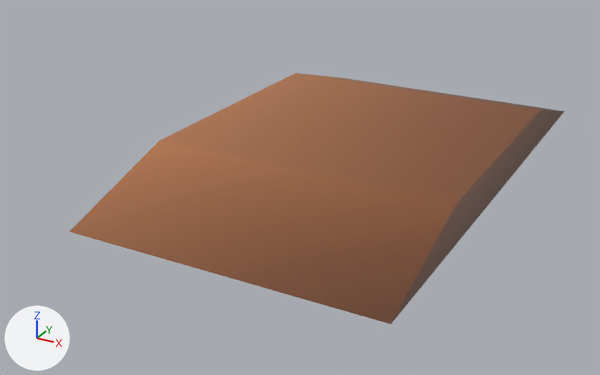
What one commit did to the FBX model GMTK26/Assets/Models/SkateParkBox_D.fbx.
Camera for both pictures: a camera (50 mm lens) standing at (1.69, -4.29, 2.97) and looking at (-1.76, 1.98, -0.17). Arrows for +X, +Y and +Z are at lower left; the lights stay in place. The picture after the commit comes second.

Names of what the first picture shows: 'Solid.066'.
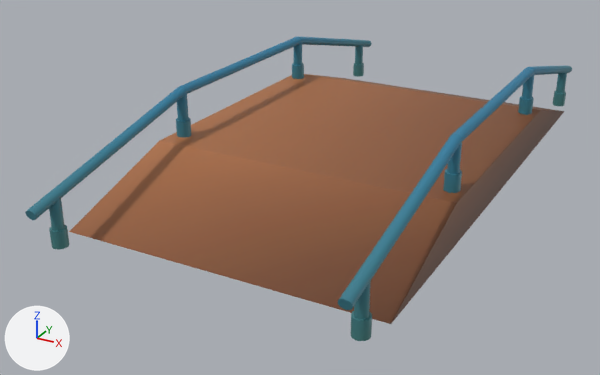
What differs and where, as boxes [x1, y1, x2, y2] in the pictures (600 x 375 px):
'Solid.066', reshaped (10% wider, 21% taller): before [69, 73, 565, 324]; after [25, 37, 572, 341]
part 1 of me_solid_127, added: after [338, 66, 572, 341]
part 2 of me_solid_127, added: after [25, 37, 372, 249]

Diff of the bpy script that builds the scene:
```diff
--- a/GMTK26/Assets/Models/SkateParkBox_D.fbx.py
+++ b/GMTK26/Assets/Models/SkateParkBox_D.fbx.py
@@ me_solid_127 @@
 # used by ob_solid_066; location = (0.0, 0.0, 0.0)
-me_solid_127.from_pydata(...)  # 8 vertices, 6 faces; spans x -2.76..0.0, y 0.0..4.94, z 0.0..0.38
+me_solid_127.from_pydata(...)  # 1740 vertices, 814 faces; spans x -2.76..0.0, y -0.46..5.43, z 0.0..0.83
+# me_solid_127 part 1: a new loose piece of 866 vertices spanning x -0.18..-0.05, y -0.46..5.43, z 0.0..0.83, in mat_gradient (picture img_gradient_pallete_png)
+# me_solid_127 part 2: a new loose piece of 866 vertices spanning x -2.71..-2.58, y -0.46..5.43, z 0.0..0.83, in mat_gradient (picture img_gradient_pallete_png)
 me_solid_127.materials.append(mat_gradient)
```
